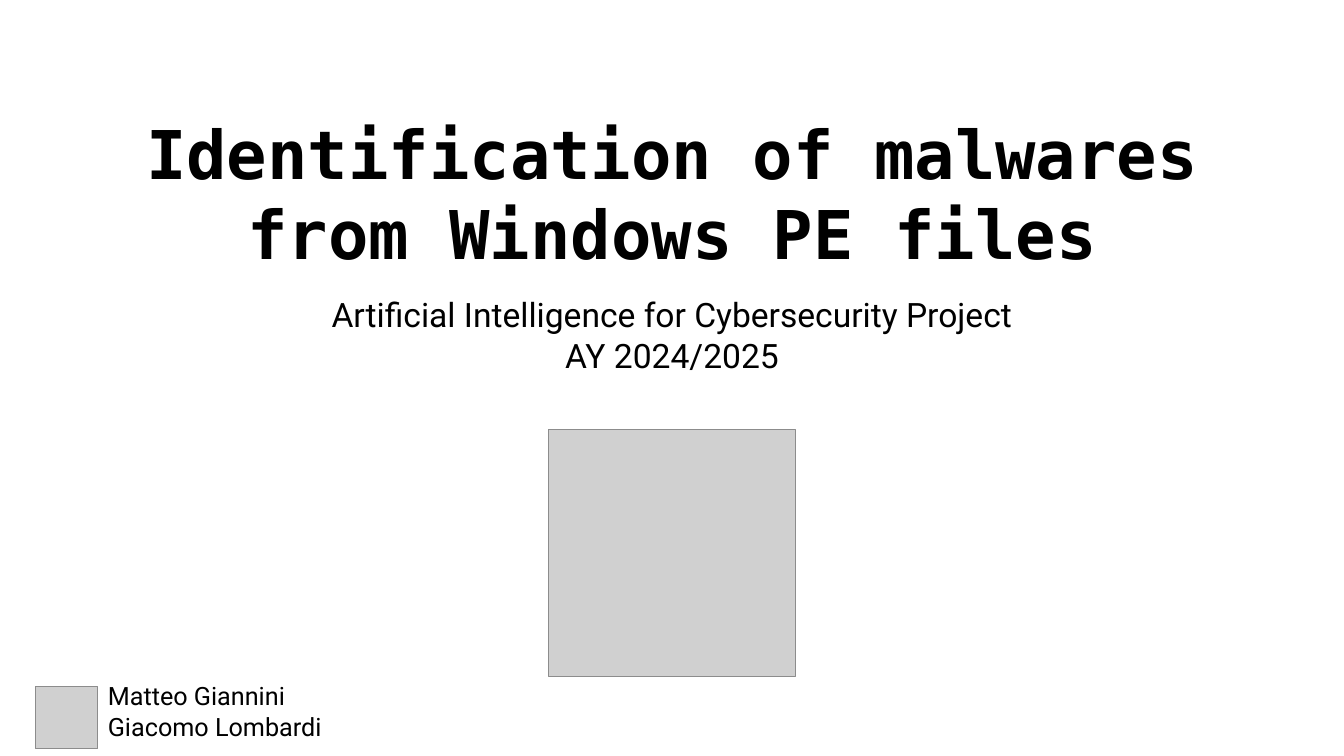
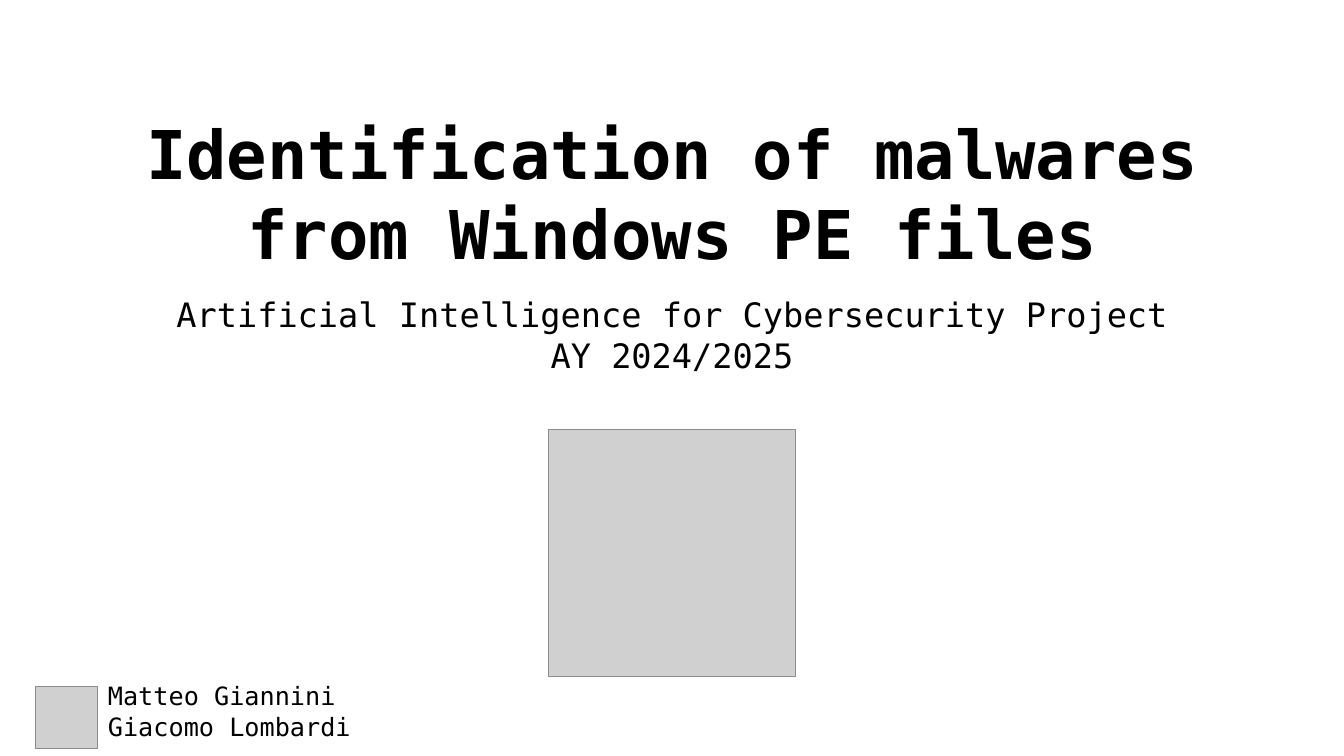
Before and after one commit to LombardiGiacomo/AI_Project_24-25, a slide deck: slide 2 of Slides.pptx (slide 1 before the commit). Drawn at 1344x756 pixels with LibreOffice and Linux fonts; fonts in the diff are those of the drawing; grey boxes stand for pictures. Boxes give left, top, right and bottom in pixels: in the first picture for what was removed or moved away, otherwise in the second. Text is boxed around its words. In the diff, an @@ line names an element or a change of style, - is before the commit and + after.

```diff
--- a/Slides.pptx
+++ b/Slides.pptx
@@ text "Artificial Intelligence for Cybersecurity Project" at [176,301,1168,371]: font Roboto to DejaVu Sans Mono @@
@@ text "Artificial Intelligence for Cybersecurity Project": place and size @@
-text "Artificial Intelligence for Cybersecurity Project" at [332,301,1012,370]
+text "Artificial Intelligence for Cybersecurity Project" at [176,301,1168,371]
@@ text "Matteo Giannini" at [108,686,350,737]: font Roboto to DejaVu Sans Mono @@
```
Also in this commit, not shown: 14 other slides changed, 6 slides added, 2 slides removed.
